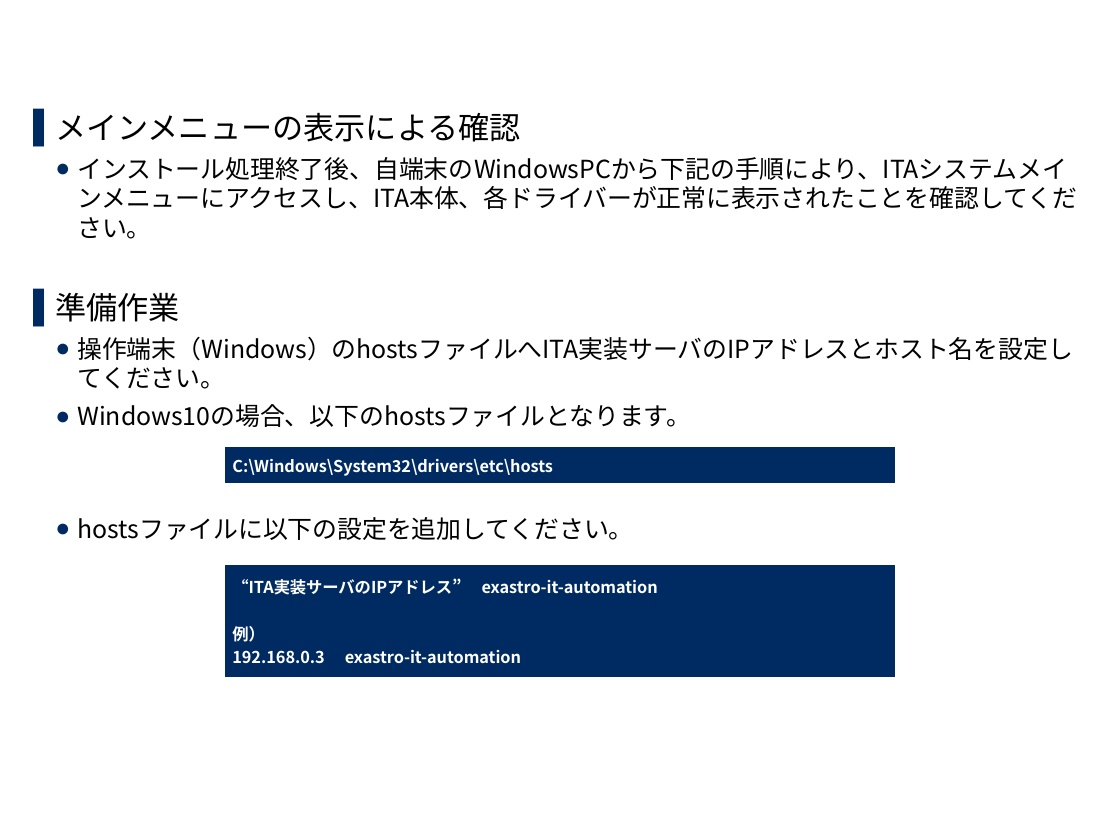
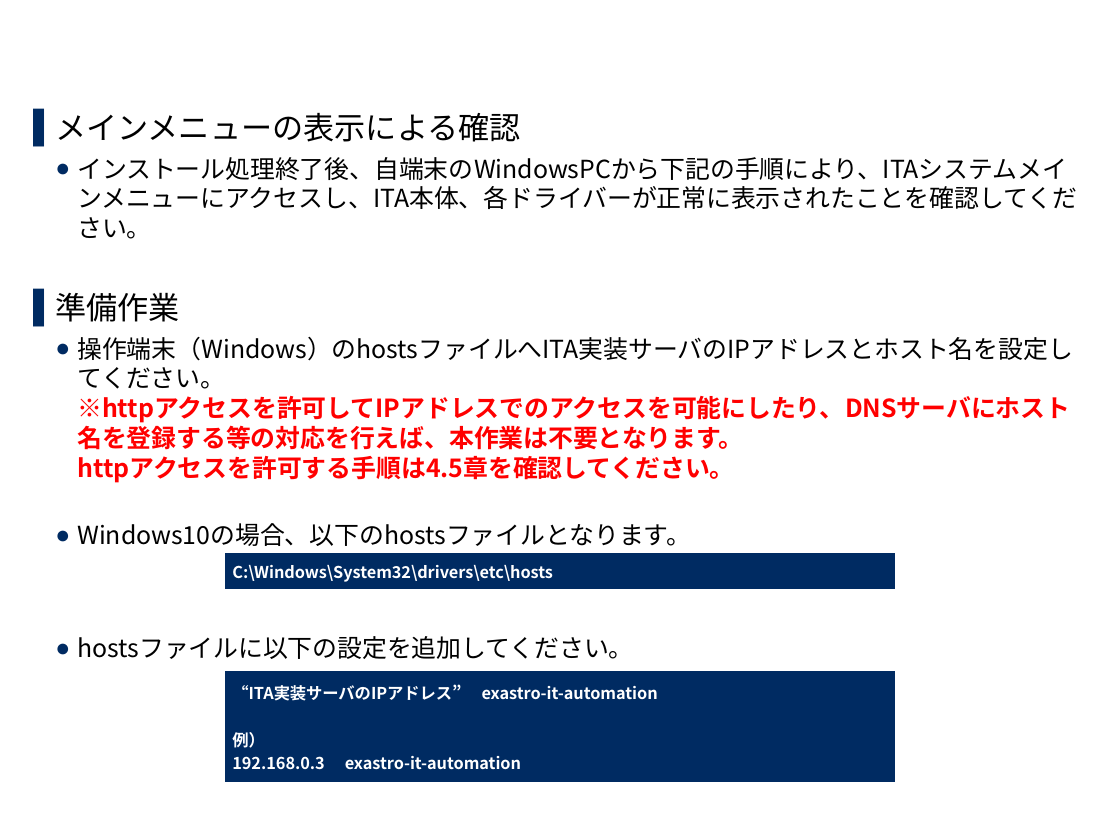
Before and after one commit to exastro-suite/it-automation-docs, a slide deck: slide 21 of asset/Learn_ja/ITA-online-install_ja.pptx. Drawn at 1120x840 pixels with LibreOffice and Linux fonts; fonts in the diff are those of the drawing; background and template pictures are left out. Boxes give left, top, right and bottom in pixels: in the first picture for what was removed or moved away, otherwise in the second. Text is boxed around its words. In the diff, an @@ line names an element or a change of style, - is before the commit and + after.

Commit message:
2020/04/16 18:04:04

```diff
--- a/asset/Learn_ja/ITA-online-install_ja.pptx
+++ b/asset/Learn_ja/ITA-online-install_ja.pptx
@@ text at <box>77,337,1073,483</box>: text changed; text colour #000000 to #FF0000; bold on @@
-  ● 操作端末（Windows）のhostsファイルへITA実装サーバのIPアドレスとホスト名を設定してください。
+  ● 操作端末（Windows）のhostsファイルへITA実装サーバのIPアドレスとホスト名を設定してください。
+    ※httpアクセスを許可してIPアドレスでのアクセスを可能にしたり、DNSサーバにホスト名を登録する等の対応を行えば、本作業は不要となります。
+    httpアクセスを許可する手順は4.5章を確認してください。
@@ table: place and size @@
-table at <box>224,447,896,486</box>
+table at <box>224,552,896,591</box>
@@ table: place and size @@
-table at <box>224,564,896,679</box>
+table at <box>224,670,896,784</box>
```
